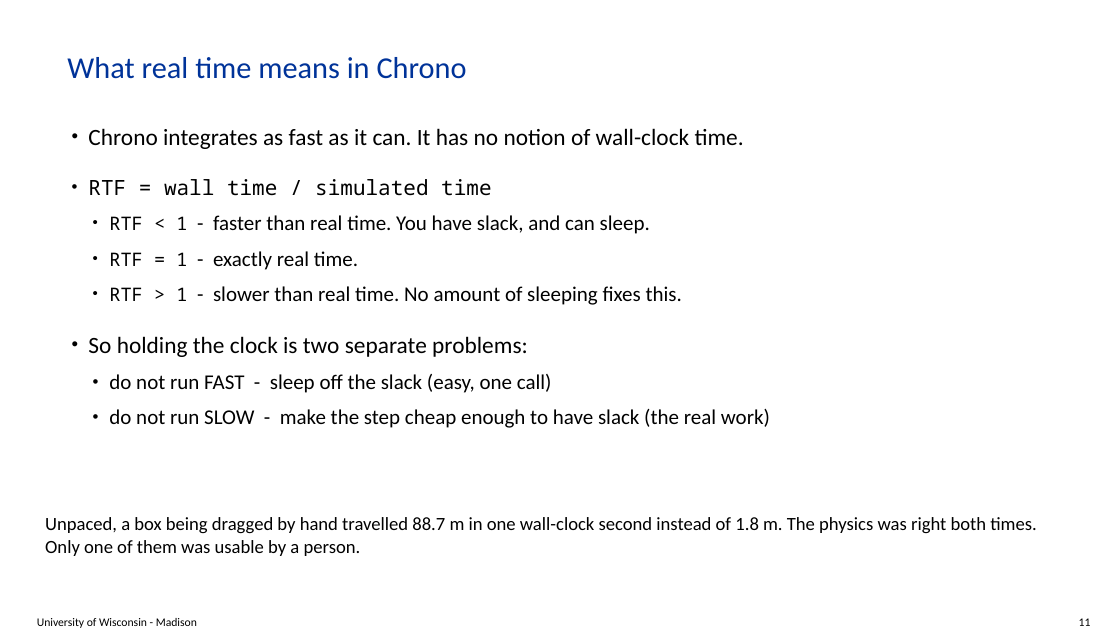
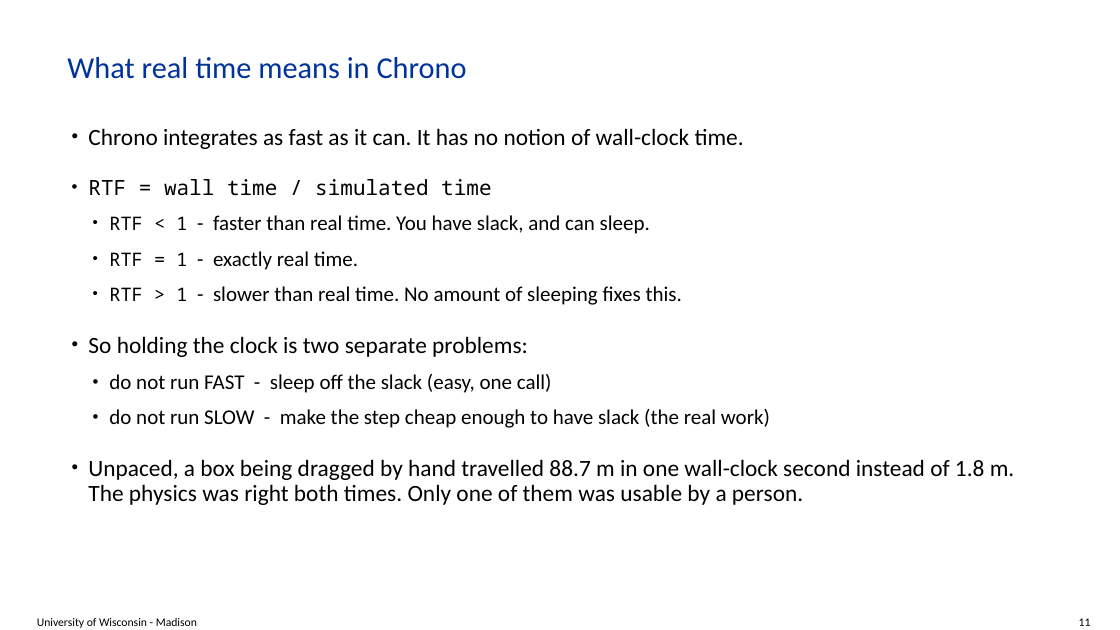
Before and after one commit to ksha23/chrono-hil-tutorial, a slide deck: slide 11 of tutorial_HIL_driver.pptx. Drawn at 1120x630 pixels with LibreOffice and Linux fonts; fonts in the diff are those of the drawing; background and template pictures are left out. Boxes give left, top, right and bottom in pixels: in the first picture for what was removed or moved away, otherwise in the second. Text is boxed around its words. In the diff, an @@ line names an element or a change of style, - is before the commit and + after.

```diff
--- a/tutorial_HIL_driver.pptx
+++ b/tutorial_HIL_driver.pptx
@@ text at (88, 459, 1015, 505): paragraph added @@
+• Unpaced, a box being dragged by hand travelled 88.7 m in one wall-clock second instead of 1.8 m. The physics was right both times. Only one of them was usable by a person.
@@ text removed at (45, 517, 1036, 556) @@
-Unpaced, a box being dragged by hand travelled 88.7 m in one wall-clock second instead of 1.8 m. The physics was right both times. Only one of them was usable by a person.
```
Also in this commit, not shown: 16 other slides changed, 2 other files.
